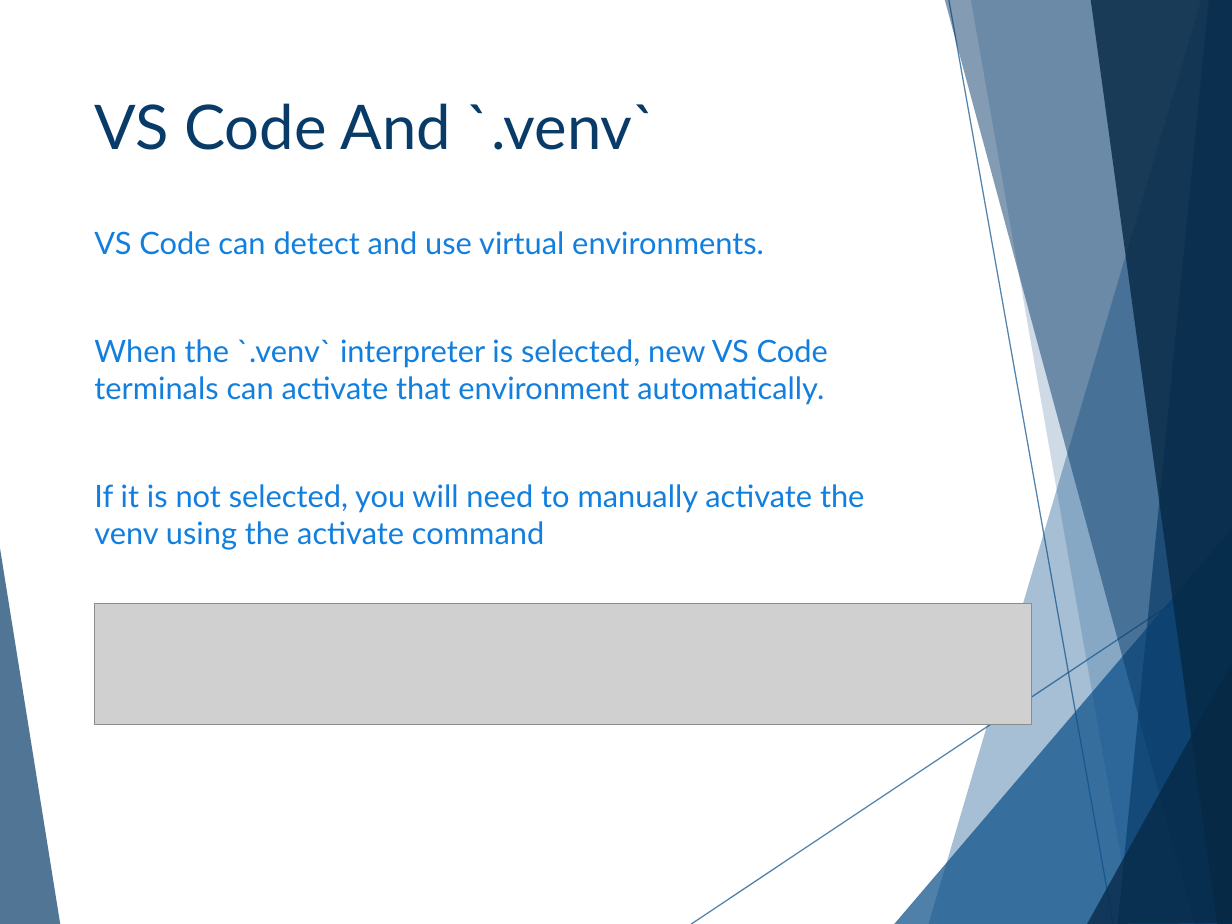
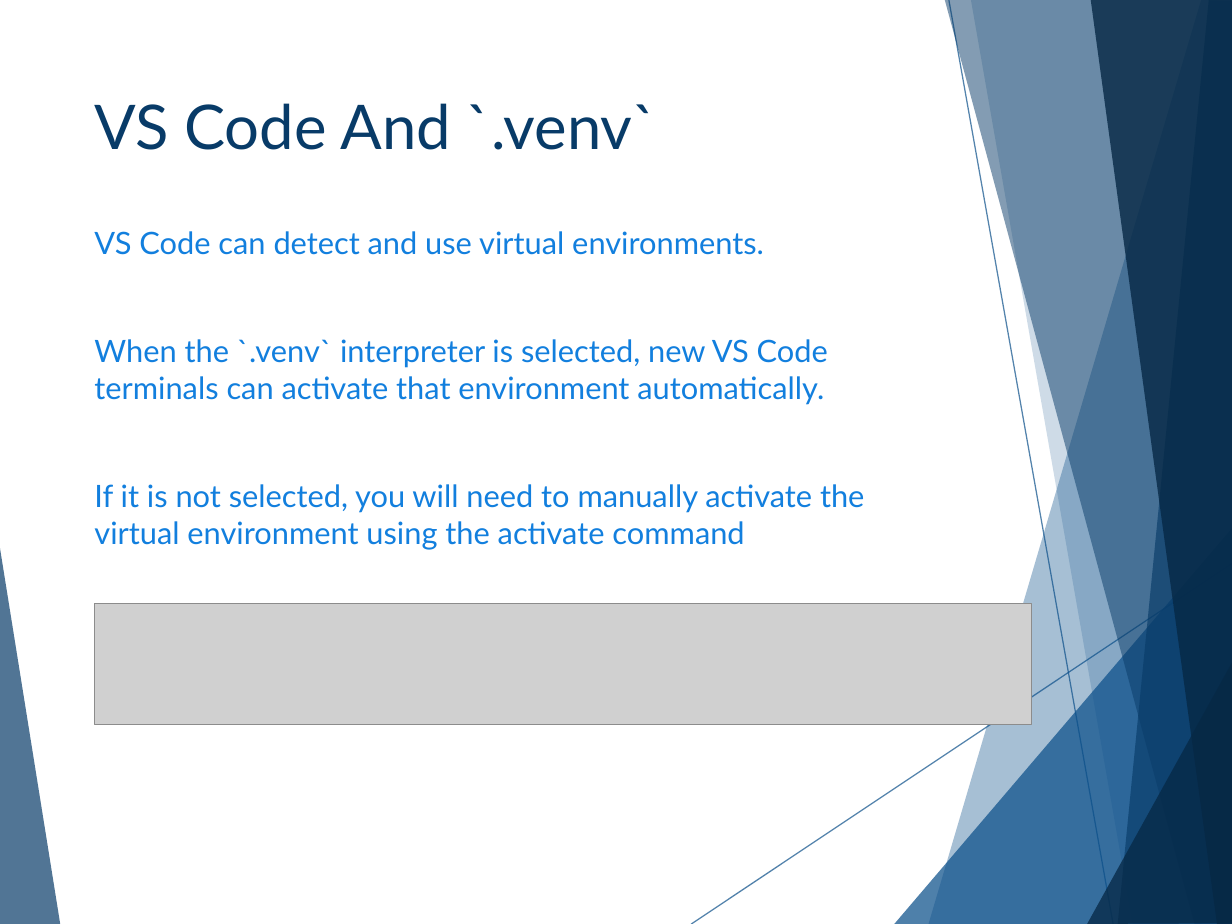
Before and after one commit to cashmy/AAISE_Details, a slide deck: slide 26 of 10-152-117_Python_Programming/Slide_Decks/Week_01/W01D01_Setup_Lecture_Slides.pptx. Drawn at 1232x924 pixels with LibreOffice and Linux fonts; fonts in the diff are those of the drawing; grey boxes stand for pictures; background and template pictures are left out. Boxes give left, top, right and bottom in pixels: in the first picture for what was removed or moved away, otherwise in the second. Text is boxed around its words. In the diff, an @@ line names an element or a change of style, - is before the commit and + after.

```diff
--- a/10-152-117_Python_Programming/Slide_Decks/Week_01/W01D01_Setup_Lecture_Slides.pptx
+++ b/10-152-117_Python_Programming/Slide_Decks/Week_01/W01D01_Setup_Lecture_Slides.pptx
@@ text at <box>94,484,864,550</box>: text changed @@
-If it is not selected, you will need to manually activate the venv using the activate command
+If it is not selected, you will need to manually activate the virtual environment using the activate command
```
Also in this commit, not shown: 8 other slides changed, 7 slides added, 6 slides removed, 25 other files.
